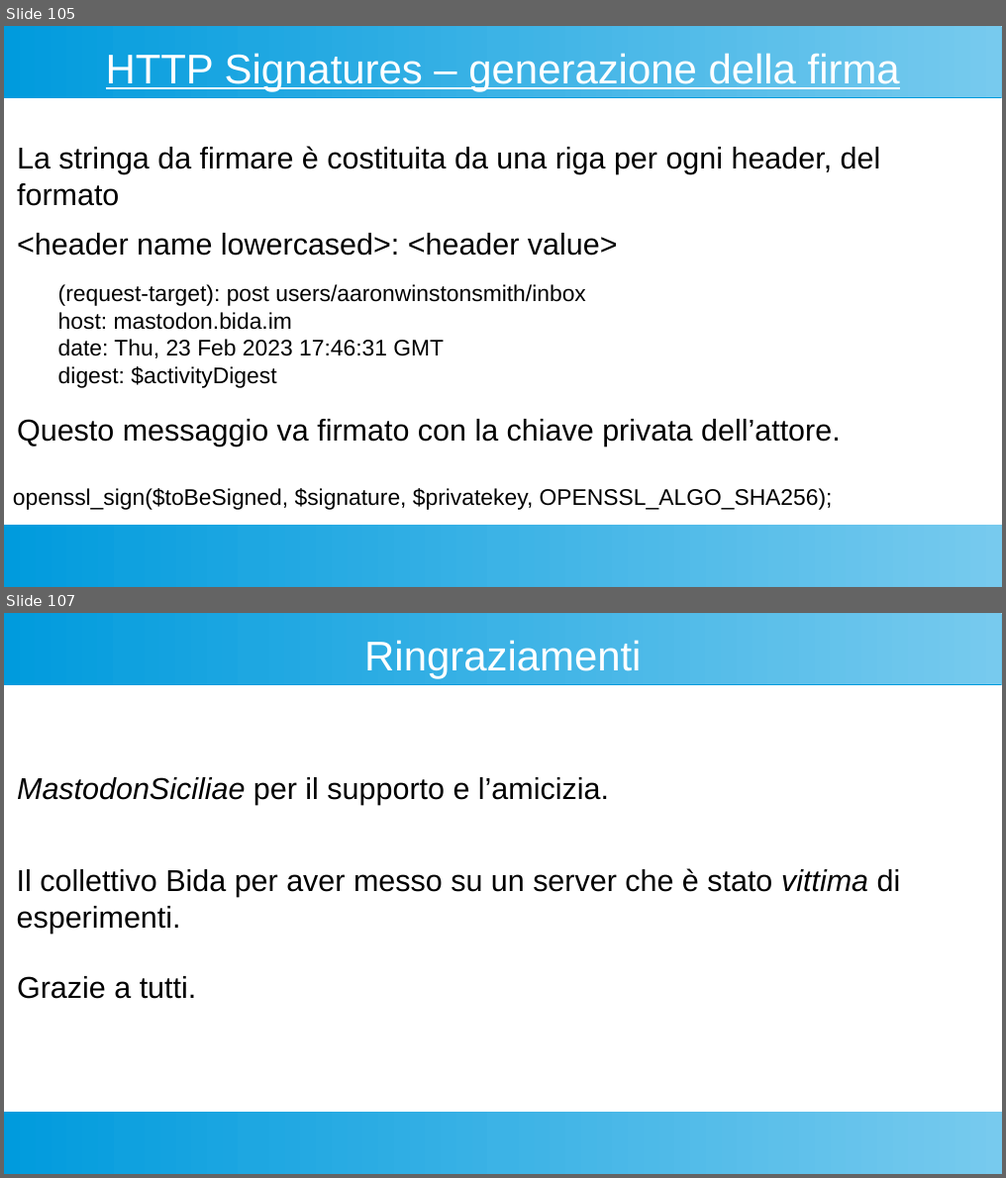
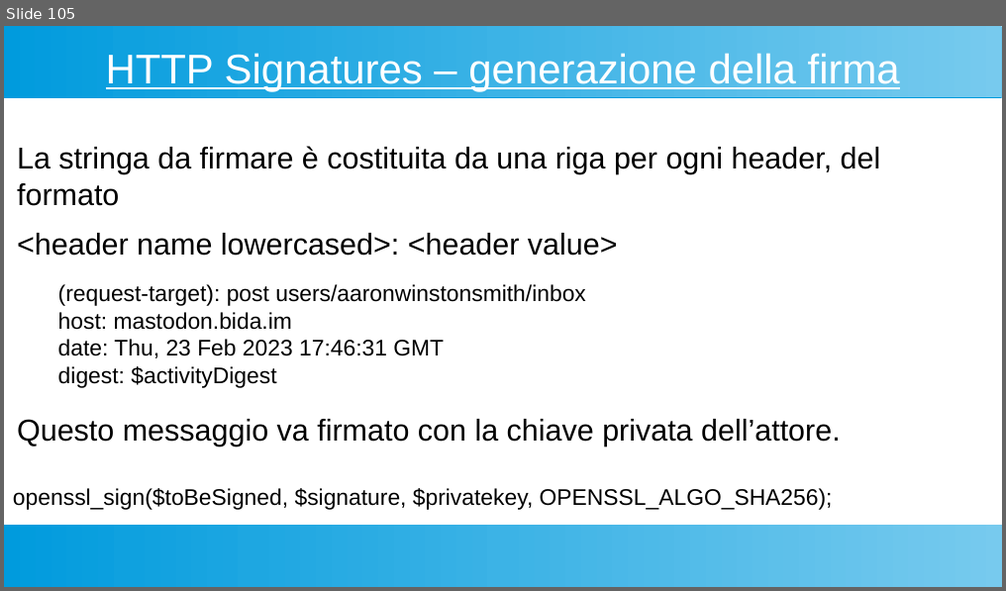
Before and after one commit to cristianolongoodhl/courses, a slide deck: ActivityPubMiniWorkshop/miniActivityPub.odp. Shown one above the other, each under a label of ours: slides 105 and 107 before the commit, slide 105 after it; the slides between them are not shown. The pictures are 1006x1178 and 1006x591 pixels, drawn with LibreOffice and Linux fonts; fonts in the diff are those of the drawing. Boxes give left, top, right and bottom in pixels: in the first picture for what was removed or moved away, otherwise in the second. Text is boxed around its words. In the diff, an @@ line names an element or a change of style, - is before the commit and + after.

```diff
--- a/ActivityPubMiniWorkshop/miniActivityPub.odp
+++ b/ActivityPubMiniWorkshop/miniActivityPub.odp
@@ slide 107 removed at box(4, 613, 1002, 1174), background #FFFFFF; not listed: 2 template elements that a slide beside it also shows @@
@@ title removed at box(364, 640, 641, 679) @@
-Ringraziamenti
@@ text removed at box(17, 777, 609, 805) @@
-MastodonSiciliae per il supporto e l’amicizia.
@@ text removed at box(17, 868, 901, 934) @@
-Il collettivo Bida per aver messo su un server che è stato vittima di esperimenti.
@@ text removed at box(17, 976, 197, 999) @@
-Grazie a tutti.
```
Also in this commit, not shown: 1 slide changed, 1 slide added, 1 other slide removed, 1 other file.
